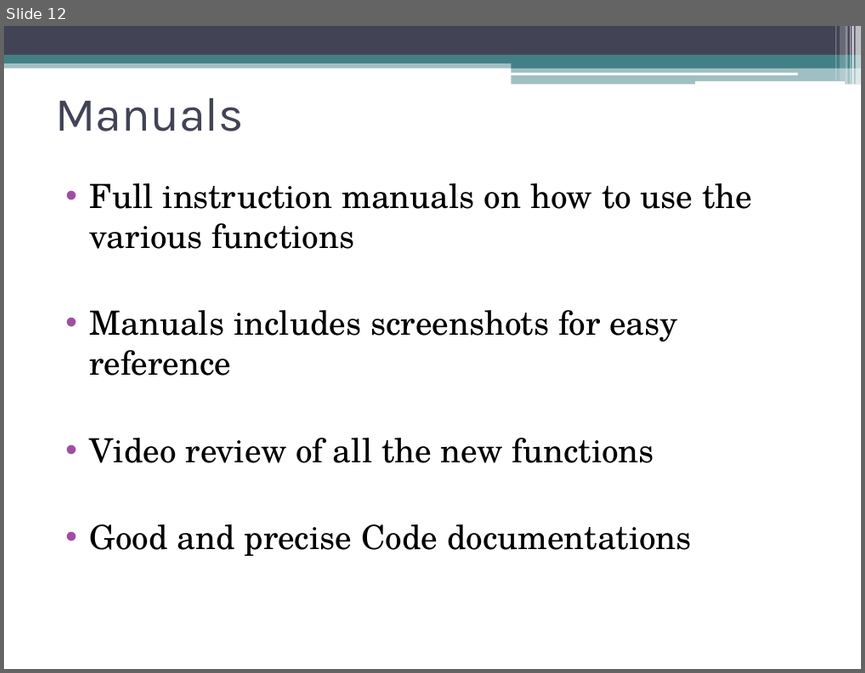
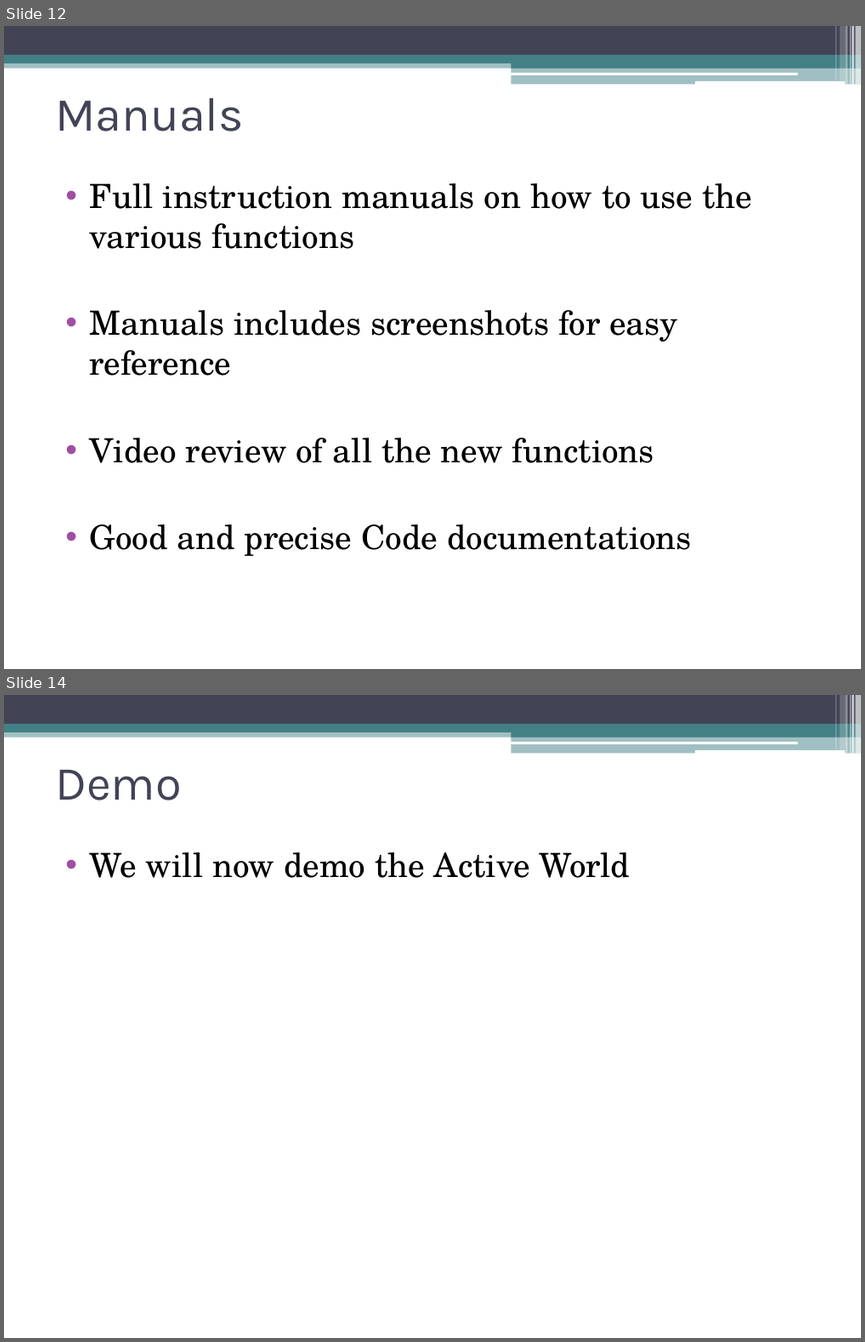
Before and after one commit to iamukasa/pookas, a slide deck: Documents/Pookas ETventure presentation.pptx. Shown one above the other, each under a label of ours: slide 12 before the commit, slides 12 and 14 after it; the slides between them are not shown. The pictures are 865x673 and 865x1342 pixels, drawn with LibreOffice and Linux fonts; fonts in the diff are those of the drawing. Boxes give left, top, right and bottom in pixels: in the first picture for what was removed or moved away, otherwise in the second. Text is boxed around its words. In the diff, an @@ line names an element or a change of style, - is before the commit and + after.

```diff
--- a/Documents/Pookas ETventure presentation.pptx
+++ b/Documents/Pookas ETventure presentation.pptx
@@ slide 14 added at (4, 695, 861, 1338), background #FFFFFF; not listed: 13 template elements that a slide beside it also shows @@
@@ title added at (55, 770, 182, 800), 40 pt, text #424456 @@
+Demo
@@ text added at (90, 852, 630, 878), 28 pt, text #000000 @@
+• We will now demo the Active World
```
Also in this commit, not shown: 8 slides changed, 1 other slide added.
